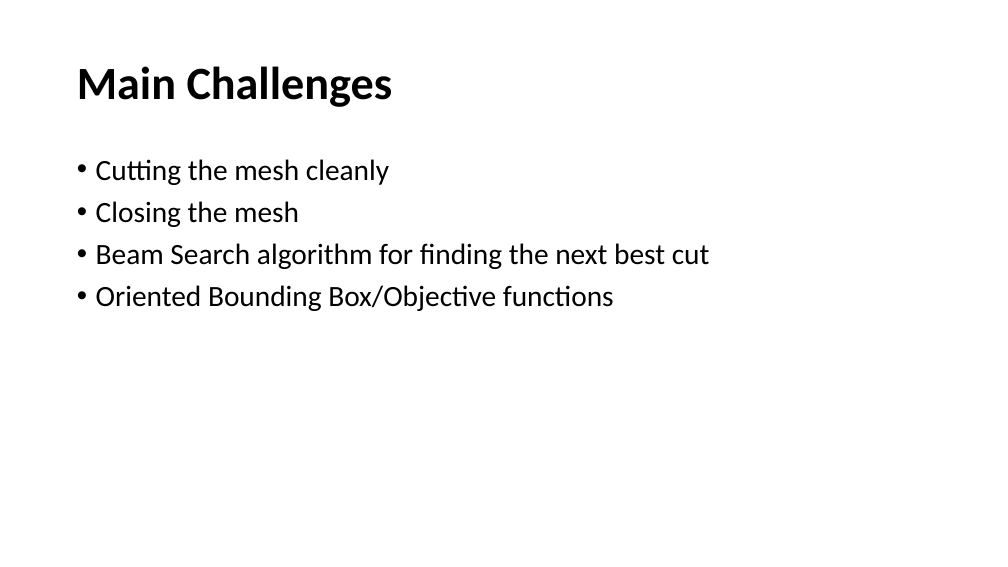
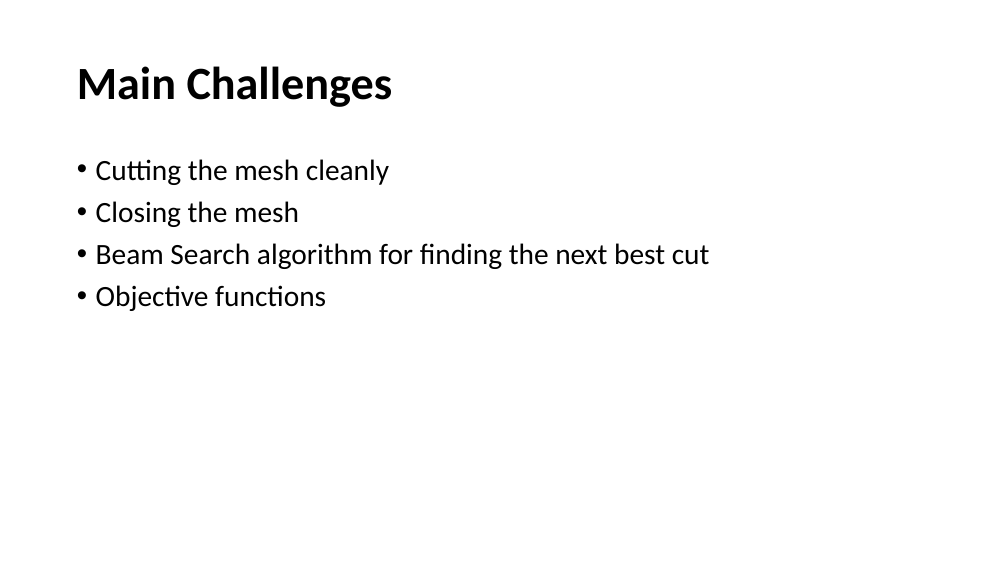
Before and after one commit to JasonKraft/acg_final, a slide deck: slide 4 of presentation/Presentation.pptx. Drawn at 1008x567 pixels with LibreOffice and Linux fonts; fonts in the diff are those of the drawing. Boxes give left, top, right and bottom in pixels: in the first picture for what was removed or moved away, otherwise in the second. Text is boxed around its words. In the diff, an @@ line names an element or a change of style, - is before the commit and + after.

```diff
--- a/presentation/Presentation.pptx
+++ b/presentation/Presentation.pptx
@@ text at box(96, 285, 326, 311): text changed @@
-• Oriented Bounding Box/Objective functions
+• Objective functions
```
Also in this commit, not shown: 3 other slides changed, 3 slides added, 1 slide removed, 1 other file.
